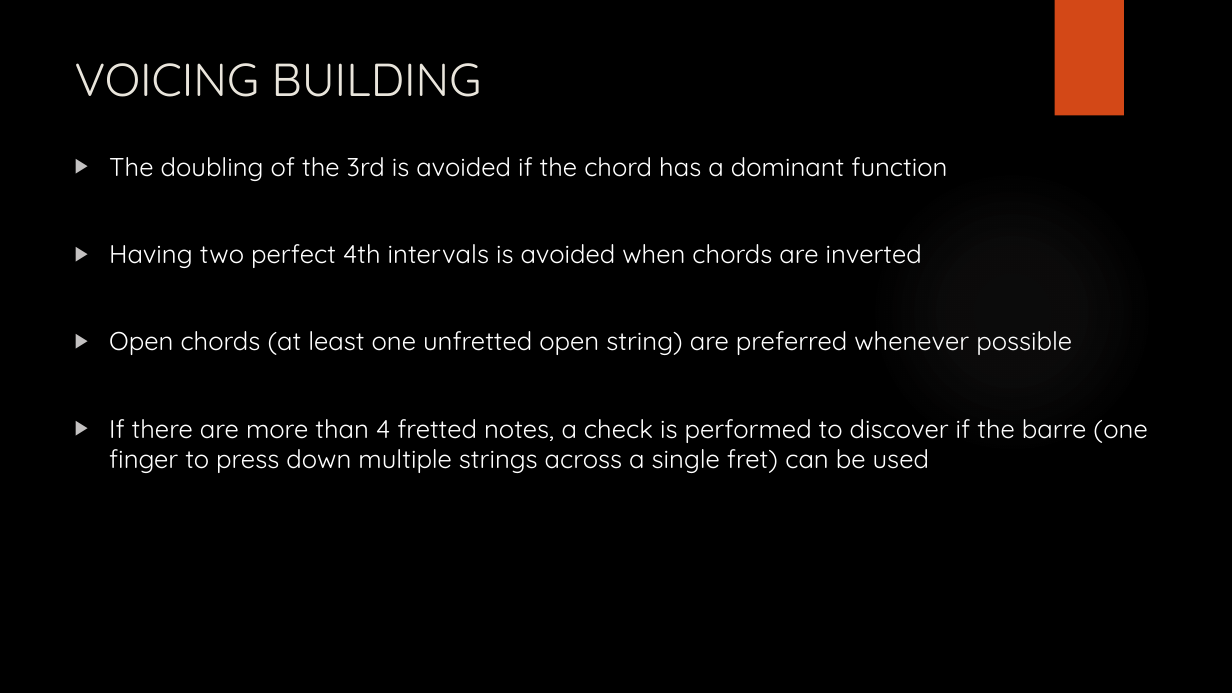
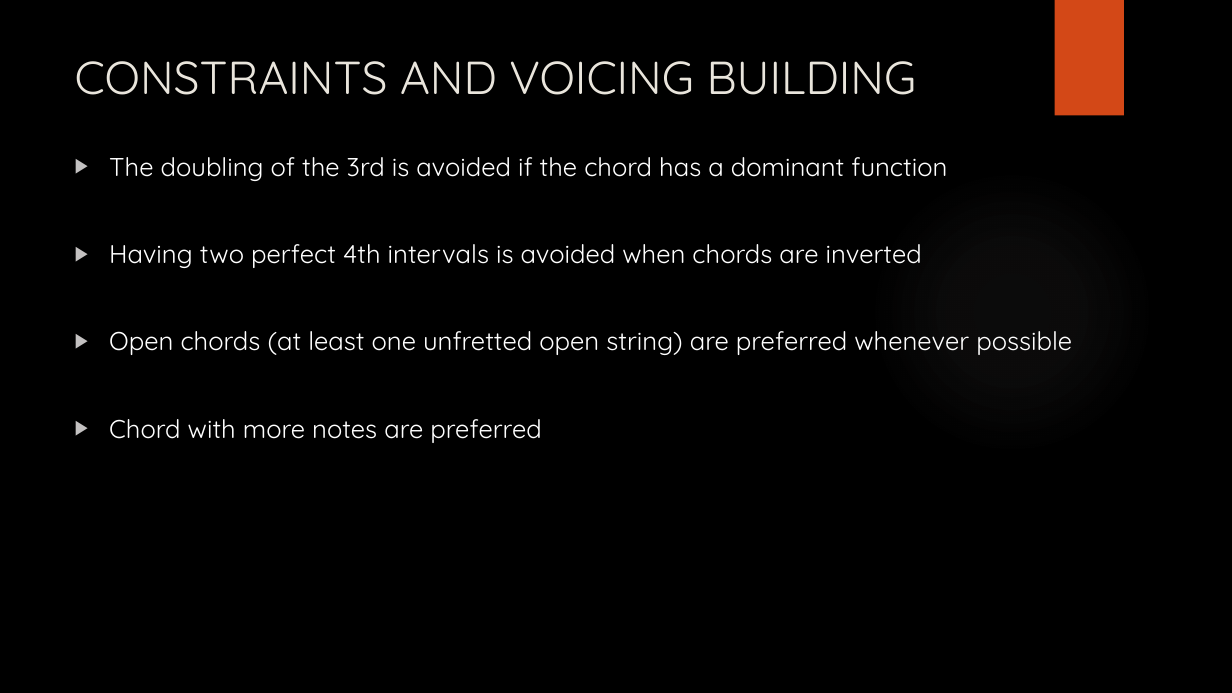
Before and after one commit to korpsvart/TabMaker, a slide deck: slide 9 of TabMaker.pptx (slide 8 before the commit). Drawn at 1232x693 pixels with LibreOffice and Linux fonts; fonts in the diff are those of the drawing; background and template pictures are left out. Boxes give left, top, right and bottom in pixels: in the first picture for what was removed or moved away, otherwise in the second. Text is boxed around its words. In the diff, an @@ line names an element or a change of style, - is before the commit and + after.

```diff
--- a/TabMaker.pptx
+++ b/TabMaker.pptx
@@ text at (75, 61, 917, 95): text changed @@
-VOICING BUILDING
+CONSTRAINTS AND VOICING BUILDING
@@ text at (109, 419, 541, 443): text changed @@
-▶ If there are more than 4 fretted notes, a check is performed to discover if the barre (one finger to press down multiple strings across a single fret) can be used
+▶ Chord with more notes are preferred
```
Also in this commit, not shown: 6 other slides changed, 2 slides added, 1 slide removed, 1 other file.
